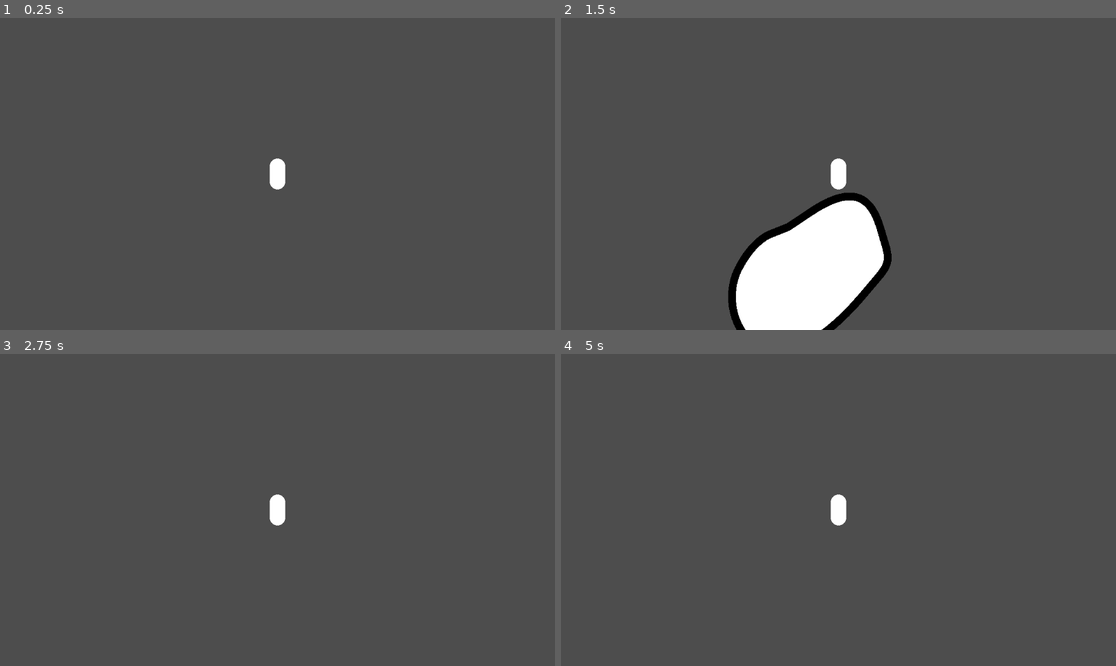
Above: before the commit, frames 1-4 (two rows, left to right).
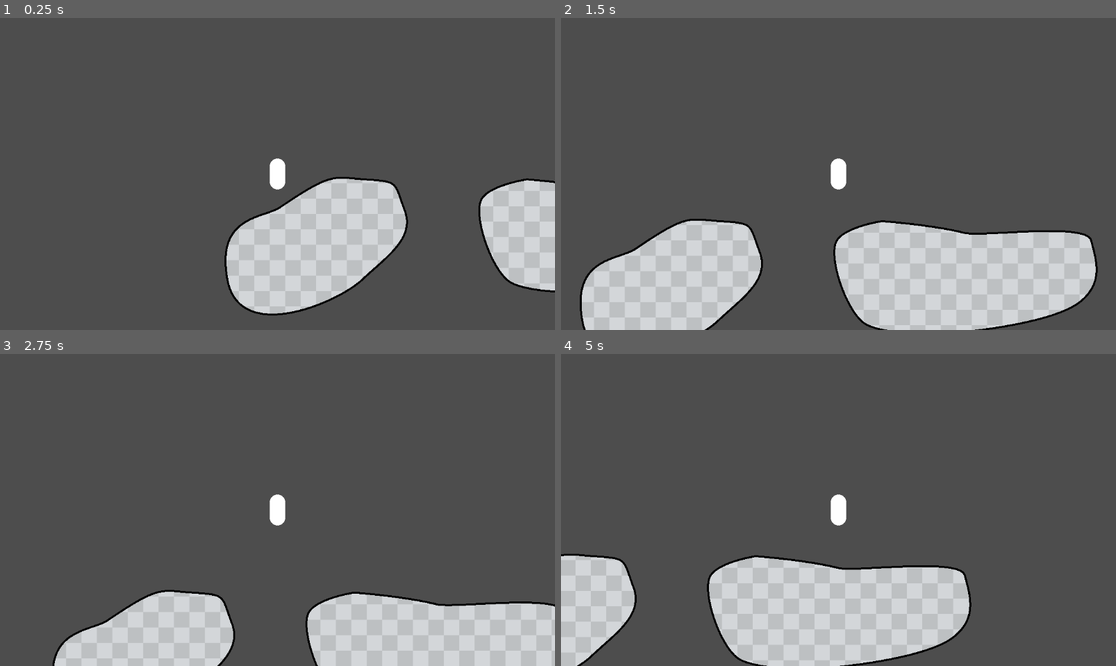
Above: after the commit, the same moments.

Repository: cookie1170/godot-terrain-from-curves-test
Game: Godot game, scene res://demo/demo.tscn
Same seed, same stepped clock (60 frames per second), same inputs: the game is played once before the commit and once after it.
Inputs:
- Up to frame 1 (0.25 s): no input
- Up to frame 2 (1.5 s): tap Enter (ui_accept) at 0.5, 0.6, 0.77, 1.07, 1.35 s; hold Right (ui_right) from 0.53 s (still down)
- Up to frame 3 (2.75 s): tap Enter (ui_accept) at 1.52, 1.82, 2.1 s; release Right (ui_right) at 2.03 s; hold Left (ui_left) from 2.03 s (still down)
- Up to frame 4 (5 s): release Left (ui_left) at 2.78 s; hold Right (ui_right) 2.78-4.28 s; tap Enter (ui_accept) at 2.85, 3.02, 3.32, 3.6, 3.77, 4.07, 4.35, 4.52, 4.82 s; hold Left (ui_left) from 4.28 s (still down)

The runs differ from the first frame. In frame 1, 14% of the frame differs, in the area x 40-100%, y 51-96%; in frame 2, 29%, in the area x 3-97%, y 55-100%; in frame 3, 15%; in frame 4, 18%.

Commit message:
optimized the collision shapes

Diff:
--- a/demo/demo.tscn
+++ b/demo/demo.tscn
@@ -1,43 +1,39 @@
 [gd_scene load_steps=6 format=3 uid="uid://dc0m83uogtdsb"]
 
-[ext_resource type="Script" path="res://demo/demo_player.gd" id="1_mkd3b"]
+[ext_resource type="PackedScene" uid="uid://cbph66cuvp4h0" path="res://demo/demo_player.tscn" id="1_cqinm"]
 [ext_resource type="Script" path="res://terrain.gd" id="1_o8ja8"]
+[ext_resource type="Texture2D" uid="uid://bj58dl11acfkh" path="res://demo/demo_base_texture.png" id="3_o0hd8"]
 
-[sub_resource type="CapsuleShape2D" id="CapsuleShape2D_60stq"]
-radius = 16.0
-height = 64.0
+[sub_resource type="Curve2D" id="Curve2D_aqvcn"]
+_data = {
+"points": PackedVector2Array(-107.756, 72.96, 107.756, -72.96, 184, 272, -68.6657, -4.40972, 68.6657, 4.40972, 360, 216, -22.0486, -58.5863, 22.0486, 58.5863, 440, 280, 49.6129, -47.0902, -49.6129, 47.0902, 352, 424, 25.2269, 136.225, -25.2269, -136.225, 72, 424, -33.7119, 25.4712, 33.7119, -25.4712, 184, 272)
+}
+point_count = 6
 
-[sub_resource type="CapsuleMesh" id="CapsuleMesh_y3xtj"]
-radius = 16.0
-height = 64.0
-
-[sub_resource type="Curve2D" id="Curve2D_oior6"]
+[sub_resource type="Curve2D" id="Curve2D_o0ceg"]
 _data = {
-"points": PackedVector2Array(-122.814, 81.5931, 122.814, -81.5931, 200, 472, -15.1191, -47.877, 15.1191, 47.877, 352, 536, 44.0972, -52.9167, -44.0972, 52.9167, 312, 640, 73.0754, 17.6389, -73.0754, -17.6389, 112, 760, -28.9782, 57.9564, 28.9782, -57.9564, 48, 592, 0, 0, 0, 0, 112, 520, 0, 0, 0, 0, 152, 504, 0, 0, 0, 0, 200, 472)
+"points": PackedVector2Array(-66.5431, -5.19131, 66.5431, 5.19131, 520, 40, -36.5268, -9.35444, 36.5268, 9.35444, 688, 64, -9.51366, -38.6492, 9.51366, 38.6492, 952, 80, 52.3251, -41.0276, -52.3251, 41.0276, 928, 208, 54.7035, -4.16222, -54.7035, 4.16222, 664, 272, 41.6222, 18.4327, -41.6222, -18.4327, 488, 256, -20.2933, 33.0356, 20.2933, -33.0356, 424, 80, 23.3188, -4.23469, -23.3188, 4.23469, 520, 40)
 }
 point_count = 8
 
 [node name="Demo" type="Node2D"]
 
-[node name="DemoPlayer" type="CharacterBody2D" parent="."]
-floor_snap_length = 4.0
-script = ExtResource("1_mkd3b")
+[node name="DemoPlayer" parent="." instance=ExtResource("1_cqinm")]
+speed = 450.0
+jump_vel = -600.0
 
-[node name="Camera2D" type="Camera2D" parent="DemoPlayer"]
+[node name="StaticBody2D" type="StaticBody2D" parent="."]
 
-[node name="CollisionShape2D" type="CollisionShape2D" parent="DemoPlayer"]
-shape = SubResource("CapsuleShape2D_60stq")
+[node name="Terrain" type="Path2D" parent="StaticBody2D"]
+position = Vector2(-176, -176)
+curve = SubResource("Curve2D_aqvcn")
+script = ExtResource("1_o8ja8")
+polygon_texture = ExtResource("3_o0hd8")
+texture_scale = Vector2(8, 8)
+skip_error = null
 
-[node name="MeshInstance2D" type="MeshInstance2D" parent="DemoPlayer"]
-mesh = SubResource("CapsuleMesh_y3xtj")
-
-[node name="Terrain" type="Node2D" parent="."]
-metadata/_edit_lock_ = true
-
-[node name="StaticBody2D" type="StaticBody2D" parent="Terrain"]
-
-[node name="Terrain" type="Path2D" parent="Terrain/StaticBody2D"]
-position = Vector2(24, 24)
-curve = SubResource("Curve2D_oior6")
+[node name="Terrain2" type="Path2D" parent="StaticBody2D"]
+curve = SubResource("Curve2D_o0ceg")
 script = ExtResource("1_o8ja8")
-outline_cap_mode = 1
+polygon_texture = ExtResource("3_o0hd8")
+texture_scale = Vector2(8, 8)
--- a/demo/demo_player.gd
+++ b/demo/demo_player.gd
@@ -1,8 +1,8 @@
 extends CharacterBody2D
 
 
-const SPEED = 300.0
-const JUMP_VELOCITY = -400.0
+@export var speed = 300.0
+@export var jump_vel = -400.0
 
 
 func _physics_process(delta: float) -> void:
@@ -12,14 +12,14 @@
 
 	# Handle jump.
 	if Input.is_action_just_pressed("ui_accept") and is_on_floor():
-		velocity.y = JUMP_VELOCITY
+		velocity.y = jump_vel
 
 	# Get the input direction and handle the movement/deceleration.
 	# As good practice, you should replace UI actions with custom gameplay actions.
 	var direction := Input.get_axis("ui_left", "ui_right")
 	if direction:
-		velocity.x = direction * SPEED
+		velocity.x = direction * speed
 	else:
-		velocity.x = move_toward(velocity.x, 0, SPEED)
+		velocity.x = move_toward(velocity.x, 0, speed)
 
 	move_and_slide()
--- /dev/null
+++ b/demo/demo_player.tscn
@@ -0,0 +1,23 @@
+[gd_scene load_steps=4 format=3 uid="uid://cbph66cuvp4h0"]
+
+[ext_resource type="Script" path="res://demo/demo_player.gd" id="1_h18qo"]
+
+[sub_resource type="CapsuleShape2D" id="CapsuleShape2D_60stq"]
+radius = 16.0
+height = 64.0
+
+[sub_resource type="CapsuleMesh" id="CapsuleMesh_y3xtj"]
+radius = 16.0
+height = 64.0
+
+[node name="DemoPlayer" type="CharacterBody2D"]
+floor_snap_length = 4.0
+script = ExtResource("1_h18qo")
+
+[node name="Camera2D" type="Camera2D" parent="."]
+
+[node name="CollisionShape2D" type="CollisionShape2D" parent="."]
+shape = SubResource("CapsuleShape2D_60stq")
+
+[node name="MeshInstance2D" type="MeshInstance2D" parent="."]
+mesh = SubResource("CapsuleMesh_y3xtj")
--- a/terrain.gd
+++ b/terrain.gd
@@ -3,12 +3,6 @@
 extends Path2D
 
 #region exports
-@export_group("Bake Settings")
-## maximum number of subdivisions, higher number - more accuracy, less performance
-@export var max_segments: int = 5
-## the amount of degrees the baked curve can deviate from the real curve until it has to be subdivided,
-## lower number - more accuracy, less performance
-@export var tolerange_degrees: float = 1.0
 @export_group("Base Polygon")
 ## the tint of the polygon, should be white if it has a texture unless desired otherwise
 @export var polygon_modulate: Color = Color.WHITE:
@@ -48,7 +42,7 @@
 		draw()
 		add_outline = value
 ## width of the ouline
-@export_range(0, 64, 0.5) var outline_width: float = 16.0:
+@export_range(0, 64, 0.5) var outline_width: float = 4.0:
 	set(value):
 		draw()
 		outline_width = value
@@ -90,6 +84,8 @@
 	set(value):
 		draw()
 		add_collision = value
+## skips the error if the terrain is not child of a PhysicsBody2D
+@export var skip_error: bool = false
 #endregion
 
 #region misc variables
@@ -98,6 +94,8 @@
 
 func _ready() -> void:
 	draw()
+	if not skip_error and add_collision and get_parent() is not PhysicsBody2D:
+		push_error("Terrain is not child of a PhysicsBody2D, the collision will not work, if desired, turn on Skip Error")
 	if Engine.is_editor_hint():
 		curve.changed.connect(draw)
 
@@ -106,7 +104,7 @@
 	for part: Node in terrain_parts:
 		terrain_parts.erase(part)
 		part.free()
-	var baked_points: PackedVector2Array = curve.tessellate(max_segments, tolerange_degrees)
+	var baked_points: PackedVector2Array = curve.get_baked_points()
 	draw_terrain_polygon(baked_points)
 	if add_collision:
 		create_collision_polygon(curve.tessellate(3, 4))
@@ -136,11 +134,17 @@
 	terrain_parts.append(polygon)
 	polygon.polygon = points
 	polygon.hide()
+	if get_parent() is not PhysicsBody2D:
+		var static_body: StaticBody2D = StaticBody2D.new()
+		get_parent().call_deferred("add_child", static_body)
+		call_deferred("reparent", static_body, true)
 
 
 func draw_outline(points: PackedVector2Array) -> void:
 	var outline: Line2D = Line2D.new()
 	terrain_parts.append(outline)
+	for point: Vector2 in points:
+		point *= 0.8
 	add_child(outline)
 	outline.default_color = outline_modulate
 	if outline_texture:
